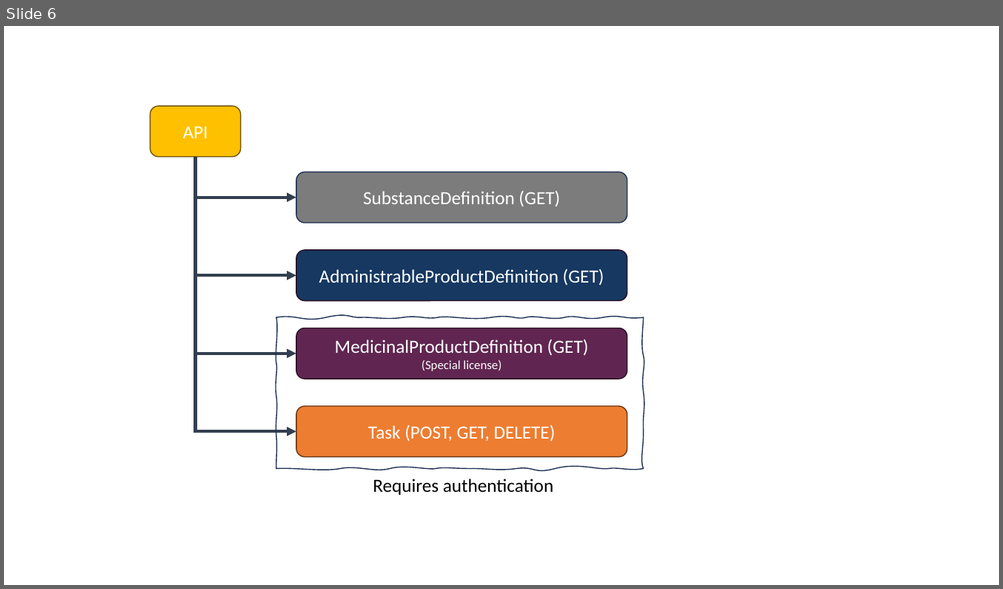
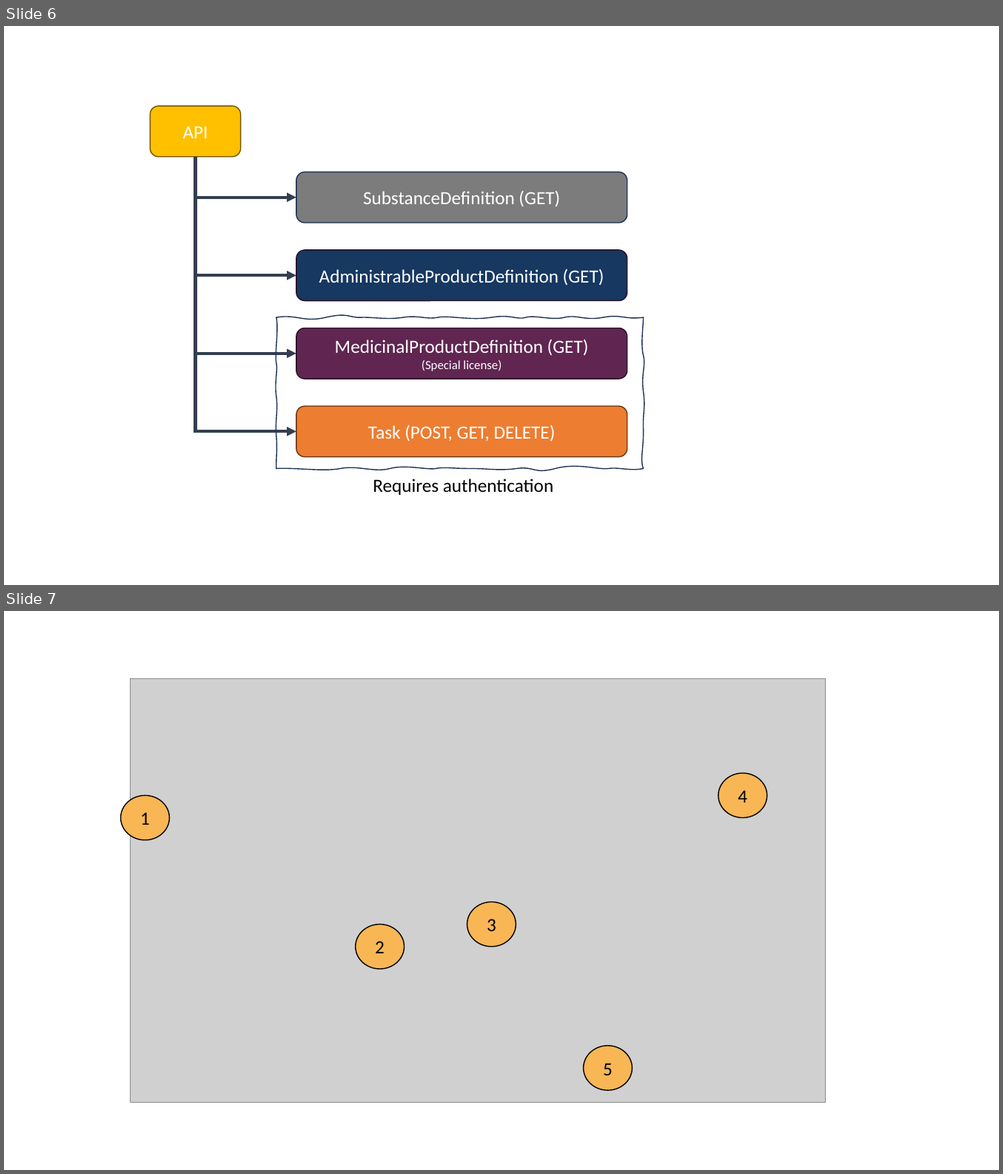
Before and after one commit to Uppsala-Monitoring-Centre/WHO-UMC-IDMP-Service, a slide deck: ImplementationGuideImages.pptx. Shown one above the other, each under a label of ours: slide 6 before the commit, slides 6 and 7 after it. The pictures are 1003x589 and 1003x1174 pixels, drawn with LibreOffice and Linux fonts; fonts in the diff are those of the drawing; grey boxes stand for pictures. Boxes give left, top, right and bottom in pixels: in the first picture for what was removed or moved away, otherwise in the second. Text is boxed around its words. In the diff, an @@ line names an element or a change of style, - is before the commit and + after.

```diff
--- a/ImplementationGuideImages.pptx
+++ b/ImplementationGuideImages.pptx
@@ slide 7 added at bbox=[4, 611, 999, 1170], background #FFFFFF @@
@@ picture added at bbox=[131, 679, 825, 1103] @@
@@ ellipse added at bbox=[718, 773, 766, 817], fill #F9B655, outline #000000 1 pt, 18 pt, text #000000 @@
+4
@@ ellipse added at bbox=[120, 795, 169, 840], fill #F9B655, outline #000000 1 pt, 18 pt, text #000000 @@
+1
@@ ellipse added at bbox=[467, 902, 516, 947], fill #F9B655, outline #000000 1 pt, 18 pt, text #000000 @@
+3
@@ ellipse added at bbox=[356, 924, 404, 969], fill #F9B655, outline #000000 1 pt, 18 pt, text #000000 @@
+2
@@ ellipse added at bbox=[583, 1046, 632, 1091], fill #F9B655, outline #000000 1 pt, 18 pt, text #000000 @@
+5
```
Also in this commit, not shown: 2 other files.
